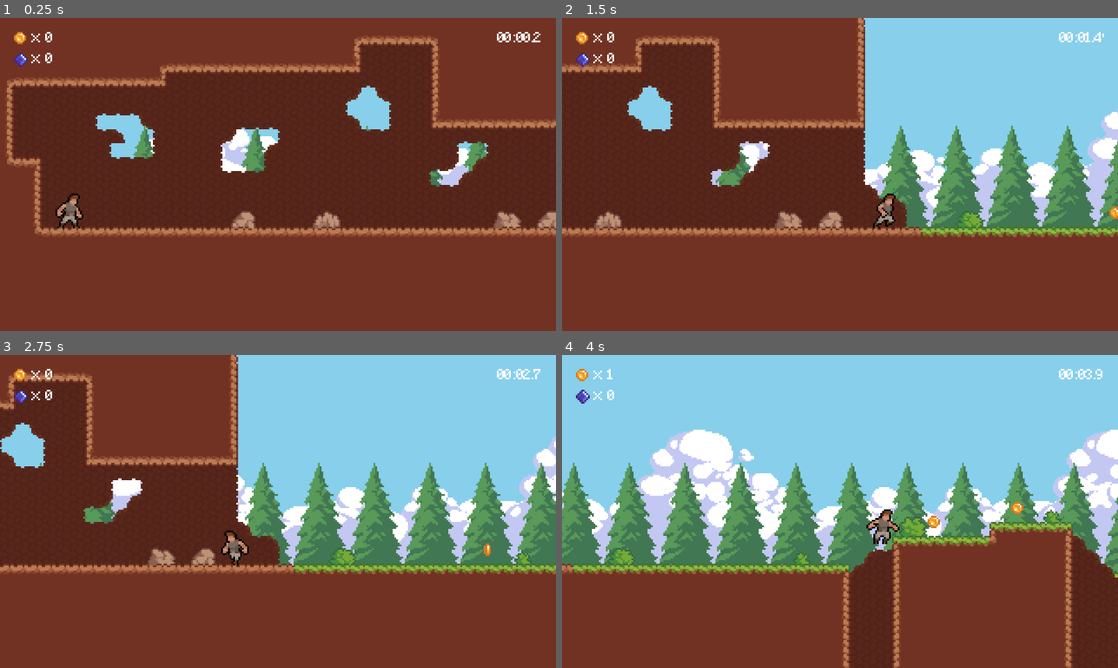
Above: before the commit, frames 1-4 (two rows, left to right).
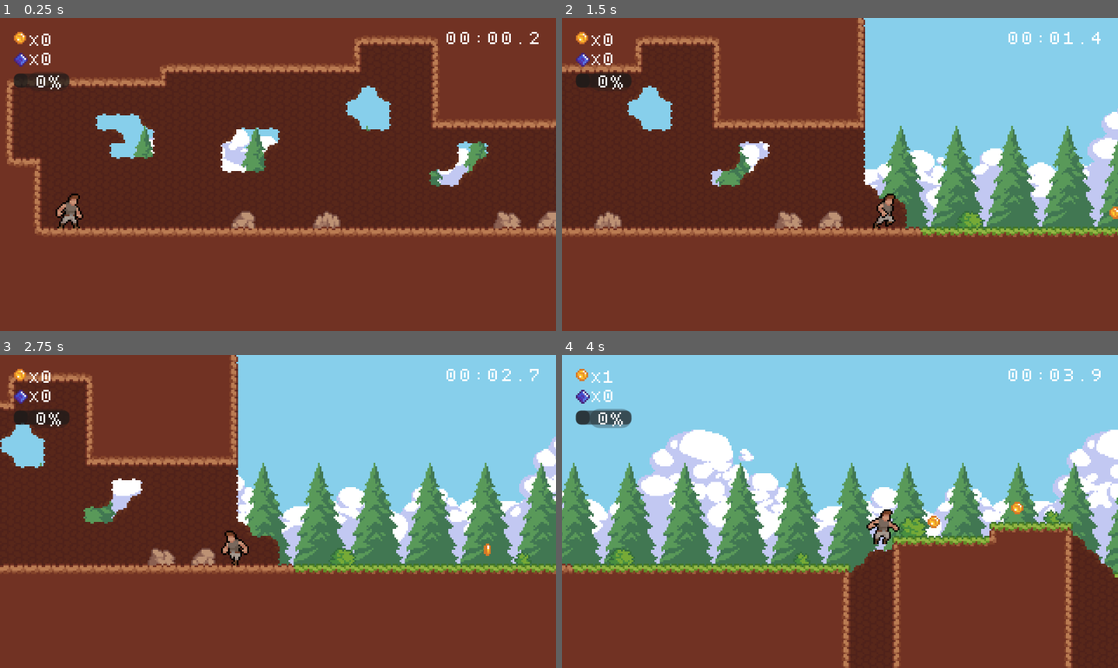
Above: after the commit, the same moments.

Repository: AashaStudios/ProjectRun
Game: Godot game, scene res://scenes/game.tscn
The game is run twice, just before and just after one commit, with the same random seed, the same clock (stepped at 60 frames per second) and the same inputs.
Inputs:
- Up to frame 1 (0.25 s): no input
- Up to frame 2 (1.5 s): hold Right (right) from 0.53 s (still down); tap Z (dash) at 0.6, 1.35 s; tap Space (jump) at 0.77 s
- Up to frame 3 (2.75 s): tap Space (jump) at 1.52 s; release Right (right) at 2.03 s; hold Left (left) from 2.03 s (still down); tap Z (dash) at 2.1 s
- Up to frame 4 (4 s): release Left (left) at 2.78 s; hold Right (right) from 2.78 s (still down); tap Z (dash) at 2.85, 3.6 s; tap Space (jump) at 3.02, 3.77 s

The runs differ from the first frame. In frame 1, 0.9% of the frame differs, in the area x 2-98%, y 4-23%; in frame 2, 0.9%; in frame 3, 0.9%; in frame 4, 1.0%, in the area x 2-98%, y 4-24%.

Commit message:
Updated font and working on dash ui

Diff:
--- a/scenes/game_hud.gd
+++ b/scenes/game_hud.gd
@@ -8,8 +8,8 @@
 
 
 func _process(_delta: float) -> void:
-    coin_count_label.text = " x " + str(game_manager.coins)
-    gem_count_label.text = " x " + str(game_manager.gems)
+    coin_count_label.text = "x" + str(game_manager.coins)
+    gem_count_label.text = "x" + str(game_manager.gems)
 
     update_time(game_manager.stopwatch_time)
 
--- a/scenes/game_hud.tscn
+++ b/scenes/game_hud.tscn
@@ -1,9 +1,10 @@
-[gd_scene load_steps=7 format=3 uid="uid://bypmvksynnf7i"]
+[gd_scene load_steps=8 format=3 uid="uid://bypmvksynnf7i"]
 
 [ext_resource type="Texture2D" uid="uid://bfa6n8gt6ov30" path="res://assets/coin.png" id="1_jna2d"]
 [ext_resource type="Script" uid="uid://c2sf2xr33jj35" path="res://scenes/game_hud.gd" id="1_pexd4"]
-[ext_resource type="FontFile" uid="uid://c00l8pk75hsp0" path="res://assets/minecraft.ttf" id="2_n64bn"]
+[ext_resource type="FontFile" uid="uid://cjrly1y1aelih" path="res://assets/fonts/dogicapixel.ttf" id="3_b3s3x"]
 [ext_resource type="Texture2D" uid="uid://3iaabww1p5dh" path="res://assets/gem.png" id="3_gjmhc"]
+[ext_resource type="FontFile" uid="uid://chegsxdqloh1h" path="res://assets/fonts/dogica.ttf" id="5_b3s3x"]
 
 [sub_resource type="StyleBoxEmpty" id="StyleBoxEmpty_gjmhc"]
 
@@ -58,9 +59,9 @@
 offset_bottom = 4.0
 grow_horizontal = 0
 grow_vertical = 2
-theme_override_fonts/font = ExtResource("2_n64bn")
+theme_override_fonts/font = ExtResource("3_b3s3x")
 theme_override_font_sizes/font_size = 8
-text = "x C"
+text = "xC"
 vertical_alignment = 2
 
 [node name="Gems" type="Panel" parent="."]
@@ -103,21 +104,53 @@
 offset_bottom = 4.0
 grow_horizontal = 0
 grow_vertical = 2
-theme_override_fonts/font = ExtResource("2_n64bn")
+theme_override_fonts/font = ExtResource("3_b3s3x")
 theme_override_font_sizes/font_size = 8
-text = "x C"
+text = "xC"
 
 [node name="StopwatchLabel" type="Label" parent="."]
 layout_mode = 1
 anchors_preset = 1
 anchor_left = 1.0
 anchor_right = 1.0
-offset_left = -34.0
+offset_left = -64.0
 offset_top = 8.0
 offset_right = -8.0
 offset_bottom = 16.0
 grow_horizontal = 0
-theme_override_fonts/font = ExtResource("2_n64bn")
+theme_override_fonts/font = ExtResource("5_b3s3x")
 theme_override_font_sizes/font_size = 8
 text = "00:00.0"
 clip_text = true
+
+[node name="DashCooldown" type="Panel" parent="."]
+layout_mode = 0
+offset_left = 8.0
+offset_top = 32.0
+offset_right = 40.0
+offset_bottom = 40.0
+
+[node name="DashImage" type="Panel" parent="DashCooldown"]
+layout_mode = 1
+anchors_preset = 4
+anchor_top = 0.5
+anchor_bottom = 0.5
+offset_top = -4.0
+offset_right = 8.0
+offset_bottom = 4.0
+grow_vertical = 2
+
+[node name="ProgressBar" type="ProgressBar" parent="DashCooldown"]
+layout_mode = 1
+anchors_preset = 6
+anchor_left = 1.0
+anchor_top = 0.5
+anchor_right = 1.0
+anchor_bottom = 0.5
+offset_left = -24.0
+offset_top = -5.5
+offset_bottom = 5.5
+grow_horizontal = 0
+grow_vertical = 2
+theme_override_fonts/font = ExtResource("3_b3s3x")
+theme_override_font_sizes/font_size = 8
Binary file added: assets/fonts/dogica.ttf
Not shown, added: assets/fonts/dogica.ttf.import
Binary file added: assets/fonts/dogicabold.ttf
Not shown, added: assets/fonts/dogicabold.ttf.import
Binary file added: assets/fonts/dogicapixel.ttf
Not shown, added: assets/fonts/dogicapixel.ttf.import
Binary file added: assets/fonts/dogicapixelbold.ttf
Not shown, added: assets/fonts/dogicapixelbold.ttf.import
Not shown, added: README.md
